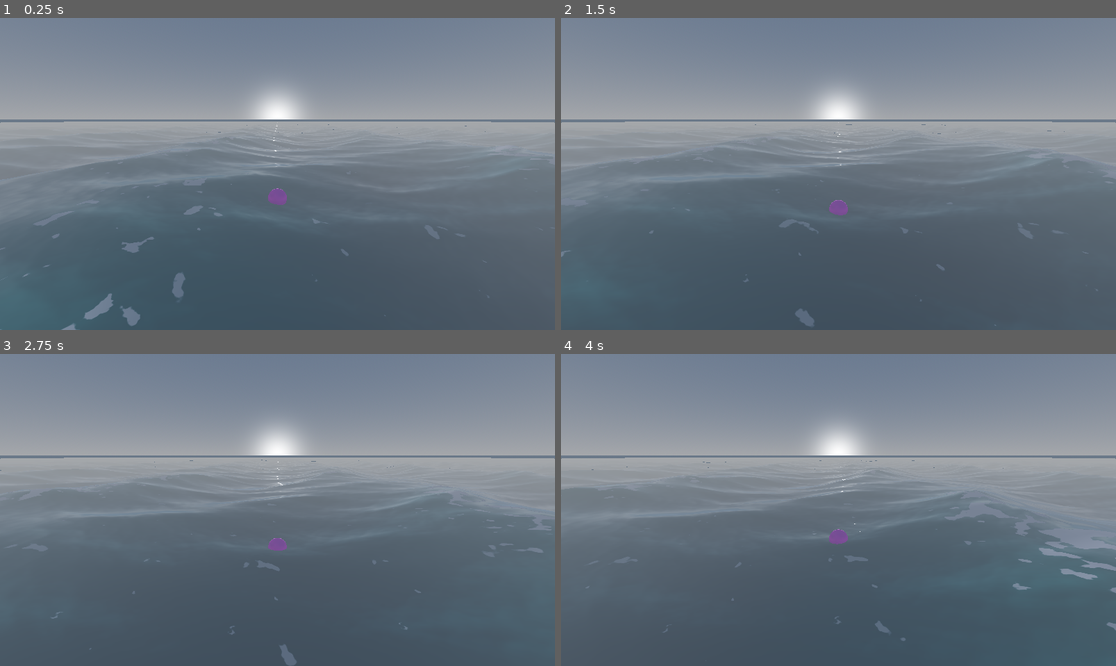
Above: before the commit, frames 1-4 (two rows, left to right).
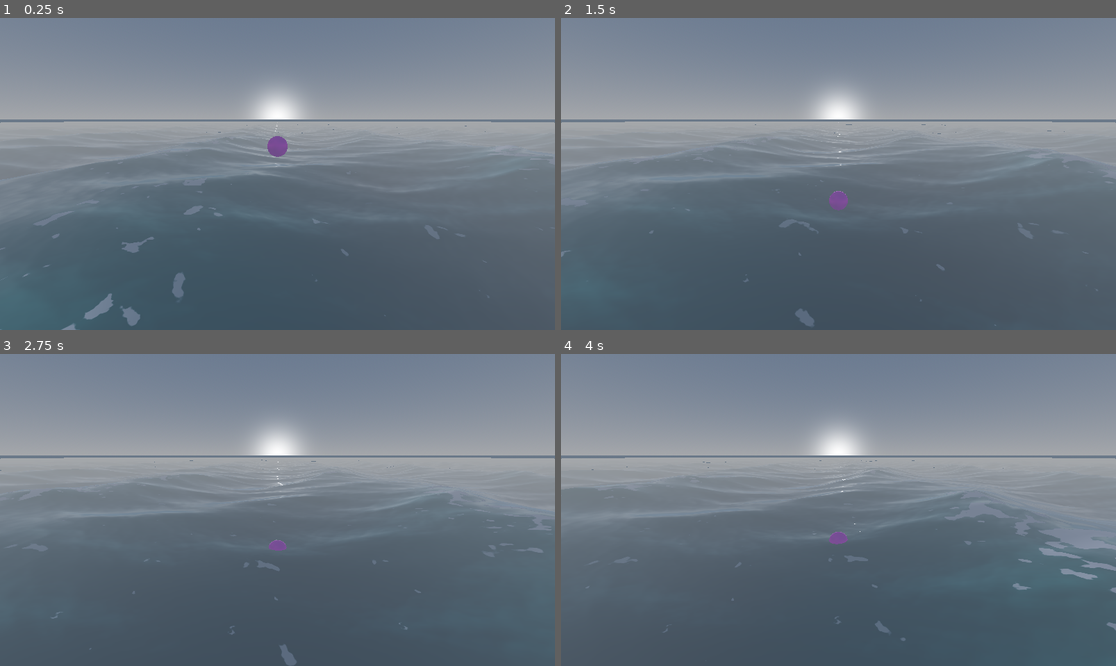
Above: after the commit, the same moments.

Repository: UrHighnez/ocean-simulation
Game: Godot game, scene res://environment/ocean/world.tscn
Same seed, same stepped clock (60 frames per second), same inputs: the game is played once before the commit and once after it.
Inputs:
- Up to frame 1 (0.25 s): no input
- Up to frame 2 (1.5 s): no input
- Up to frame 3 (2.75 s): no input
- Up to frame 4 (4 s): no input

The runs differ from the first frame. In frame 1, 0.3% of the frame differs, in the area x 48-52%, y 37-60%; in frame 2, 0.2%; in frame 3, less than 0.1%; in frame 4, less than 0.1%.

Commit message:
implement rigidbody buoyancy

Diff:
--- /dev/null
+++ b/project/core/managers/buoyancy_3d.gd
@@ -0,0 +1,65 @@
+class_name Buoyancy3D
+extends Node3D
+
+## Buoyancy component for a RigidBody3D parent. Samples the WaveProfile
+## at N hull points and applies buoyancy forces plus water drag.
+## Produces natural rocking motion from the physics solver.
+
+@export_group("References")
+
+## Source of truth for the waves. Must be the same profile as on the
+## OceanManager, otherwise rendering and physics drift apart.
+@export var wave_profile: WaveProfile
+
+## Hull sample points. Add them as children of the RigidBody3D (so they
+## rotate with the body), then reference them here. More points = smoother
+## buoyancy at a small cost.
+@export var sample_points: Array[Marker3D] = []
+
+@export_group("Forces")
+
+## Buoyancy force per meter of submersion. Tune until the body rests at
+## the desired waterline (equilibrium: d_avg * buoyancy_force = mass * gravity).
+@export var buoyancy_force: float = 100.0
+
+## Linear damping. Scales with the fraction of submerged sample points.
+@export var water_drag: float = 4.0
+
+## Angular damping. Scales with the fraction of submerged sample points.
+@export var angular_drag: float = 2.0
+
+var _body: RigidBody3D
+var _time: float = 0.0
+
+
+func _ready() -> void:
+	_body = get_parent() as RigidBody3D
+	if not _body:
+		push_warning("Buoyancy3D: parent is not a RigidBody3D")
+
+
+func _physics_process(delta: float) -> void:
+	if not _body or not wave_profile or sample_points.is_empty():
+		return
+
+	_time += delta
+
+	var submerged_count := 0
+	var force_share: float = 1.0 / float(sample_points.size())
+
+	for mp in sample_points:
+		if not mp:
+			continue
+		var p := mp.global_position
+		var water_y := wave_profile.sample_height(Vector2(p.x, p.z), _time)
+		var submersion: float = water_y - p.y
+		if submersion > 0.0:
+			submerged_count += 1
+			var force: Vector3 = Vector3.UP * submersion * buoyancy_force * force_share
+			var lever: Vector3 = p - _body.global_position
+			_body.apply_force(force, lever)
+
+	if submerged_count > 0:
+		var fraction: float = float(submerged_count) / float(sample_points.size())
+		_body.apply_central_force(-_body.linear_velocity * water_drag * fraction)
+		_body.apply_torque(-_body.angular_velocity * angular_drag * fraction)
--- a/project/core/managers/ocean.gd
+++ /dev/null
@@ -1,14 +0,0 @@
-extends MeshInstance3D
-
-@export var target_node: Node3D # Dein Schiff oder die Kamera
-
-func _process(_delta):
-	if target_node:
-		var grid_size = 1.0 # Muss zur Subdivision deines Meshes passen
-		var new_pos = target_node.global_position
-		# Snapping: Das Mesh bewegt sich nur in "Sprüngen" der Grid-Größe
-		global_position = Vector3(
-			floor(new_pos.x / grid_size) * grid_size,
-			0,
-			floor(new_pos.z / grid_size) * grid_size
-		)
--- a/project/core/managers/ocean_manager.gd
+++ b/project/core/managers/ocean_manager.gd
@@ -1,82 +1,77 @@
 @tool
+class_name OceanManager
 extends Node3D
 
+## Manages a camera-tracked chunk grid with LOD and pushes the
+## WaveProfile into the shader uniforms.
+
+@export_group("Rendering")
+
+## Shader material applied to every ocean chunk. The wave uniforms here
+## are overwritten by the WaveProfile.
 @export var water_material: ShaderMaterial
+
+## Source of truth for all wave parameters (shader + buoyancy).
 @export var wave_profile: WaveProfile
 
+@export_group("World")
+
+## Camera the chunk grid follows.
 @export var camera: Camera3D
+
+## Edge length of a single chunk in meters.
 @export var chunk_size: float = 50.0
+
+## Grid radius around the camera, in chunks. Total grid = (2r+1)^2.
 @export var grid_radius: int = 7
 
-# Lade deine vorbereiteten Meshes
+@export_group("LOD Meshes")
+
+## Highest resolution, used for chunks near the camera.
 @export var mesh_high: PlaneMesh
+
+## Medium resolution, mid-distance chunks.
 @export var mesh_med: PlaneMesh
+
+## Lowest resolution, far chunks.
 @export var mesh_low: PlaneMesh
 
-var chunks = {} # Speichert unsere Chunk-Instanzen
+var chunks: Dictionary = {}
 
-func _ready():
-	# WICHTIG FÜR @TOOL: Alte Chunks aus dem Editor löschen,
-	# bevor neue generiert werden (verhindert Datenmüll)
+
+func _ready() -> void:
 	for child in get_children():
 		child.queue_free()
 	chunks.clear()
 
-	# WaveProfile -> Shader Uniforms. Profile ist die Quelle der Wahrheit.
 	if wave_profile and water_material:
 		_sync_profile_to_shader()
 		if not wave_profile.changed.is_connected(_sync_profile_to_shader):
 			wave_profile.changed.connect(_sync_profile_to_shader)
 
-	# Generiere das initiale Gitter
 	for x in range(-grid_radius, grid_radius + 1):
 		for z in range(-grid_radius, grid_radius + 1):
-			var chunk_pos = Vector2(x, z)
-			_create_chunk(chunk_pos)
+			_create_chunk(Vector2(x, z))
 
 
-func _sync_profile_to_shader() -> void:
-	if not wave_profile or not water_material:
+func _process(_delta: float) -> void:
+	if not camera:
 		return
-	water_material.set_shader_parameter("wind_direction_degrees", wave_profile.wind_direction_degrees)
-	water_material.set_shader_parameter("storm_intensity", wave_profile.storm_intensity)
-	water_material.set_shader_parameter("global_wave_scale", wave_profile.global_wave_scale)
-	water_material.set_shader_parameter("global_steepness", wave_profile.global_steepness)
-	water_material.set_shader_parameter("time_scale", wave_profile.time_scale)
-	water_material.set_shader_parameter("wave_iterations", wave_profile.wave_iterations)
 
-func _create_chunk(grid_pos: Vector2):
-	var chunk = MeshInstance3D.new()
-	add_child(chunk)
-	chunk.material_override = water_material
-	chunk.global_position = Vector3(grid_pos.x * chunk_size, 0, grid_pos.y * chunk_size)
-
-	# LOD Optimization: Default to the lowest polycount mesh for editor stability.
-	chunk.mesh = mesh_low
-
-	chunks[grid_pos] = chunk
-
-func _process(_delta):
-	if not camera: return
-
-	var cam_grid_pos = Vector2(
+	var cam_grid_pos := Vector2(
 		round(camera.global_position.x / chunk_size),
 		round(camera.global_position.z / chunk_size)
 	)
 
-	# Temporärer Speicher für anstehende Dictionary-Änderungen
-	var pending_moves = {}
+	var pending_moves: Dictionary = {}
+	for grid_pos in chunks.keys():
+		var rel_x: float = grid_pos.x - cam_grid_pos.x
+		var rel_z: float = grid_pos.y - cam_grid_pos.y
 
-	# 1. TREADMILL-LOGIK: Evaluierungs-Pass (Nur Lesezugriff auf 'chunks')
-	for grid_pos in chunks.keys():
-		var rel_x = grid_pos.x - cam_grid_pos.x
-		var rel_z = grid_pos.y - cam_grid_pos.y
+		var new_grid_x: float = grid_pos.x
+		var new_grid_z: float = grid_pos.y
+		var needs_move := false
 
-		var new_grid_x = grid_pos.x
-		var new_grid_z = grid_pos.y
-		var needs_move = false
-
-		# Optimierung: Mutually exclusive conditions nutzen 'elif'
 		if rel_x > grid_radius:
 			new_grid_x -= (grid_radius * 2 + 1)
 			needs_move = true
@@ -94,25 +89,43 @@
 		if needs_move:
 			pending_moves[grid_pos] = Vector2(new_grid_x, new_grid_z)
 
-	# 2. DICTIONARY-MUTATION: Ausführungs-Pass
 	for old_pos in pending_moves:
-		var new_pos = pending_moves[old_pos]
-		var chunk = chunks[old_pos]
-
+		var new_pos: Vector2 = pending_moves[old_pos]
+		var chunk: MeshInstance3D = chunks[old_pos]
 		chunks[new_pos] = chunk
 		chunks.erase(old_pos)
-
-		# Reale Weltposition des Chunks aktualisieren
 		chunk.global_position = Vector3(new_pos.x * chunk_size, 0, new_pos.y * chunk_size)
 
-	# 3. LOD-LOGIK: Distanzprüfung (Nachdem alle Verschiebungen abgeschlossen sind)
 	for grid_pos in chunks:
-		var chunk = chunks[grid_pos]
-		var dist_to_cam = grid_pos.distance_to(cam_grid_pos)
+		var chunk: MeshInstance3D = chunks[grid_pos]
+		var dist_to_cam: float = grid_pos.distance_to(cam_grid_pos)
 
 		if dist_to_cam <= 1.5:
-			if chunk.mesh != mesh_high: chunk.mesh = mesh_high
+			if chunk.mesh != mesh_high:
+				chunk.mesh = mesh_high
 		elif dist_to_cam <= 3.5:
-			if chunk.mesh != mesh_med: chunk.mesh = mesh_med
+			if chunk.mesh != mesh_med:
+				chunk.mesh = mesh_med
 		else:
-			if chunk.mesh != mesh_low: chunk.mesh = mesh_low
+			if chunk.mesh != mesh_low:
+				chunk.mesh = mesh_low
+
+
+func _sync_profile_to_shader() -> void:
+	if not wave_profile or not water_material:
+		return
+	water_material.set_shader_parameter("wind_direction_degrees", wave_profile.wind_direction_degrees)
+	water_material.set_shader_parameter("storm_intensity", wave_profile.storm_intensity)
+	water_material.set_shader_parameter("global_wave_scale", wave_profile.global_wave_scale)
+	water_material.set_shader_parameter("global_steepness", wave_profile.global_steepness)
+	water_material.set_shader_parameter("time_scale", wave_profile.time_scale)
+	water_material.set_shader_parameter("wave_iterations", wave_profile.wave_iterations)
+
+
+func _create_chunk(grid_pos: Vector2) -> void:
+	var chunk := MeshInstance3D.new()
+	add_child(chunk)
+	chunk.material_override = water_material
+	chunk.global_position = Vector3(grid_pos.x * chunk_size, 0, grid_pos.y * chunk_size)
+	chunk.mesh = mesh_low
+	chunks[grid_pos] = chunk
--- a/project/core/managers/wave_profile.gd
+++ b/project/core/managers/wave_profile.gd
@@ -2,45 +2,49 @@
 class_name WaveProfile
 extends Resource
 
-# Spiegelt die Wellengeometrie-Uniforms aus ocean.gdshader.
-# Wird sowohl in Shader-Uniforms gepusht als auch CPU-seitig
-# fuer Buoyancy/Physics gesampelt.
-# Resource.changed wird beim Inspector-Edit automatisch emittiert.
+## Wave parameters shared between shader uniforms and CPU sampling.
+## Identical values guarantee that rendering and physics stay in sync.
 
+## Primary wind direction in degrees (0 = +X axis).
 @export_range(0.0, 360.0) var wind_direction_degrees: float = 0.0:
 	set(value):
 		wind_direction_degrees = value
 		emit_changed()
 
+## Storm strength. Scales amplitude and wave speed non-linearly.
 @export_range(0.0, 1.0) var storm_intensity: float = 0.2:
 	set(value):
 		storm_intensity = value
 		emit_changed()
 
+## Global multiplier for wavelength and amplitude.
 @export var global_wave_scale: float = 1.0:
 	set(value):
 		global_wave_scale = value
 		emit_changed()
 
+## Gerstner steepness. High values produce sharp crests but can cause
+## vertex self-intersection ("pinching").
 @export_range(0.0, 1.5) var global_steepness: float = 0.8:
 	set(value):
 		global_steepness = value
 		emit_changed()
 
+## Animation speed of the wave motion.
 @export var time_scale: float = 0.7:
 	set(value):
 		time_scale = value
 		emit_changed()
 
+## Number of stacked Gerstner waves.
 @export_range(1, 8) var wave_iterations: int = 5:
 	set(value):
 		wave_iterations = value
 		emit_changed()
 
 
-# CPU-Port von calculate_gerstner_wave() aus ocean.gdshader.
-# storm_multiplier ersetzt das pro-Vertex wave_noise-Sampling
-# durch den Mittelwert (noise_val = 0.5 -> mix(0.5, 1.2, 0.5) = 0.85).
+## Samples the water surface at a world position and time.
+## Returns a Dictionary with "position" (Vector3) and "normal" (Vector3).
 func sample(world_xz: Vector2, time: float) -> Dictionary:
 	var tangent := Vector3(1.0, 0.0, 0.0)
 	var binormal := Vector3(0.0, 0.0, 1.0)
@@ -89,9 +93,11 @@
 	}
 
 
+## Convenience wrapper: only the Y coordinate of the water surface.
 func sample_height(world_xz: Vector2, time: float) -> float:
 	return (sample(world_xz, time)["position"] as Vector3).y
 
 
+## Convenience wrapper: only the surface normal.
 func sample_normal(world_xz: Vector2, time: float) -> Vector3:
 	return sample(world_xz, time)["normal"]
--- a/project/environment/ocean/world.tscn
+++ b/project/environment/ocean/world.tscn
@@ -3,7 +3,7 @@
 [ext_resource type="PackedScene" uid="uid://cvaw6kwh8c8f7" path="res://environment/ocean/ocean_manager.tscn" id="1_jhmie"]
 [ext_resource type="Resource" uid="uid://d3cuhif8hs61v" path="res://assets/resources/default_wave_profile.tres" id="2_ihtww"]
 [ext_resource type="Material" uid="uid://b6rnacuidh0nv" path="res://render/materials/default_material.tres" id="2_q5gix"]
-[ext_resource type="Script" uid="uid://p5q2scbuc4hs" path="res://environment/ocean/debug_floater.gd" id="2_tpfd3"]
+[ext_resource type="Script" uid="uid://gusq5788nda3" path="res://core/managers/buoyancy_3d.gd" id="4_ihtww"]
 
 [sub_resource type="ProceduralSkyMaterial" id="ProceduralSkyMaterial_f3sb7"]
 ground_bottom_color = Color(0.35686275, 0.42352942, 0.49019608, 1)
@@ -19,6 +19,8 @@
 fog_light_color = Color(0.6431373, 0.654902, 0.6666667, 1)
 fog_density = 0.02
 fog_aerial_perspective = 1.0
+
+[sub_resource type="SphereShape3D" id="SphereShape3D_ihtww"]
 
 [sub_resource type="SphereMesh" id="SphereMesh_tpfd3"]
 
@@ -39,12 +41,32 @@
 wave_profile = ExtResource("2_ihtww")
 camera = NodePath("../Camera3D")
 
-[node name="Node3D" type="Node3D" parent="." unique_id=2023941901]
-transform = Transform3D(1, 0, 0, 0, 1, 0, 0, 0, 1, 0, 0, 10)
-script = ExtResource("2_tpfd3")
-profile = ExtResource("2_ihtww")
+[node name="BuoyRigidBody3D" type="RigidBody3D" parent="." unique_id=1497902419]
+transform = Transform3D(1, 0, 0, 0, 1, 0, 0, 0, 1, 0, 3, 10)
 
-[node name="DebugSphere" type="MeshInstance3D" parent="Node3D" unique_id=987926447]
+[node name="CollisionShape3D" type="CollisionShape3D" parent="BuoyRigidBody3D" unique_id=608918933]
+shape = SubResource("SphereShape3D_ihtww")
+
+[node name="DebugBuoyMesh" type="MeshInstance3D" parent="BuoyRigidBody3D/CollisionShape3D" unique_id=987926447]
 material_override = ExtResource("2_q5gix")
 mesh = SubResource("SphereMesh_tpfd3")
 surface_material_override/0 = SubResource("StandardMaterial3D_ihtww")
+
+[node name="Buoyancy3D" type="Node3D" parent="BuoyRigidBody3D" unique_id=2023941901 node_paths=PackedStringArray("sample_points")]
+script = ExtResource("4_ihtww")
+wave_profile = ExtResource("2_ihtww")
+sample_points = [NodePath("../BuoyancyMarkers/BuoyancyMarker3D"), NodePath("../BuoyancyMarkers/BuoyancyMarker3D2"), NodePath("../BuoyancyMarkers/BuoyancyMarker3D3"), NodePath("../BuoyancyMarkers/BuoyancyMarker3D4")]
+
+[node name="BuoyancyMarkers" type="Node3D" parent="BuoyRigidBody3D" unique_id=1465878916]
+
+[node name="BuoyancyMarker3D" type="Marker3D" parent="BuoyRigidBody3D/BuoyancyMarkers" unique_id=709970841]
+transform = Transform3D(1, 0, 0, 0, 1, 0, 0, 0, 1, 0.5, 0, 0)
+
+[node name="BuoyancyMarker3D2" type="Marker3D" parent="BuoyRigidBody3D/BuoyancyMarkers" unique_id=817485566]
+transform = Transform3D(1, 0, 0, 0, 1, 0, 0, 0, 1, -0.5, 0, 0)
+
+[node name="BuoyancyMarker3D3" type="Marker3D" parent="BuoyRigidBody3D/BuoyancyMarkers" unique_id=383844613]
+transform = Transform3D(1, 0, 0, 0, 1, 0, 0, 0, 1, 0, 0, 0.5)
+
+[node name="BuoyancyMarker3D4" type="Marker3D" parent="BuoyRigidBody3D/BuoyancyMarkers" unique_id=2045377156]
+transform = Transform3D(1, 0, 0, 0, 1, 0, 0, 0, 1, 0, 0, -0.5)
Not shown: 1 places in project/assets/resources/default_wave_profile.tres that only renumber resources
Not shown, added: project/core/managers/buoyancy_3d.gd.uid
Not shown, removed: project/core/managers/ocean.gd.uid
